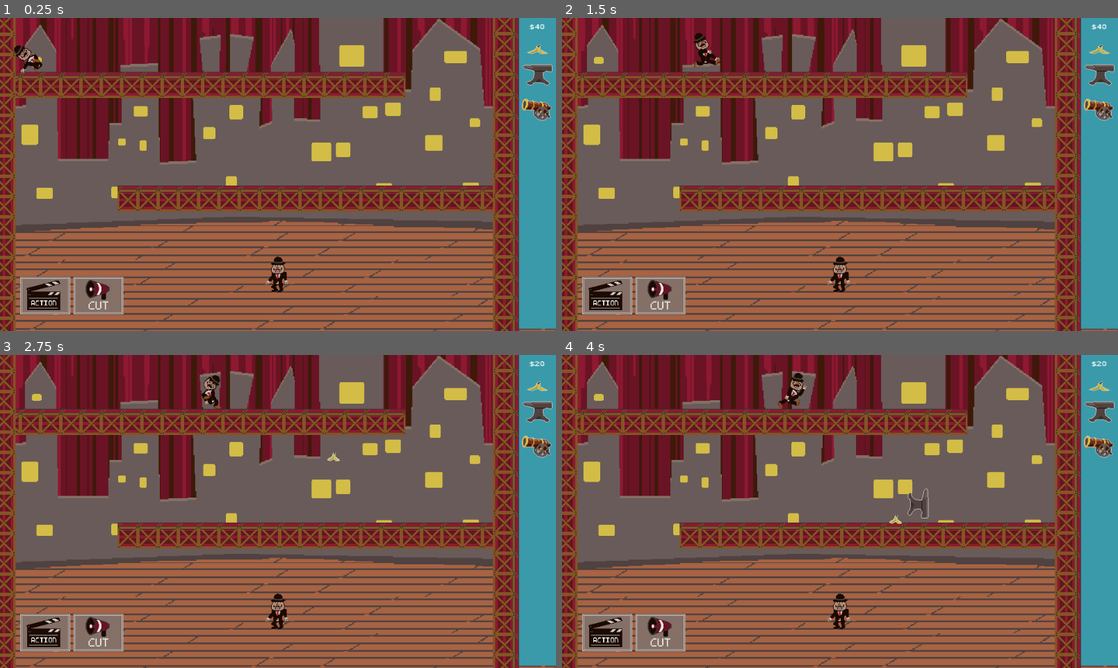
Above: before the commit, frames 1-4 (two rows, left to right).
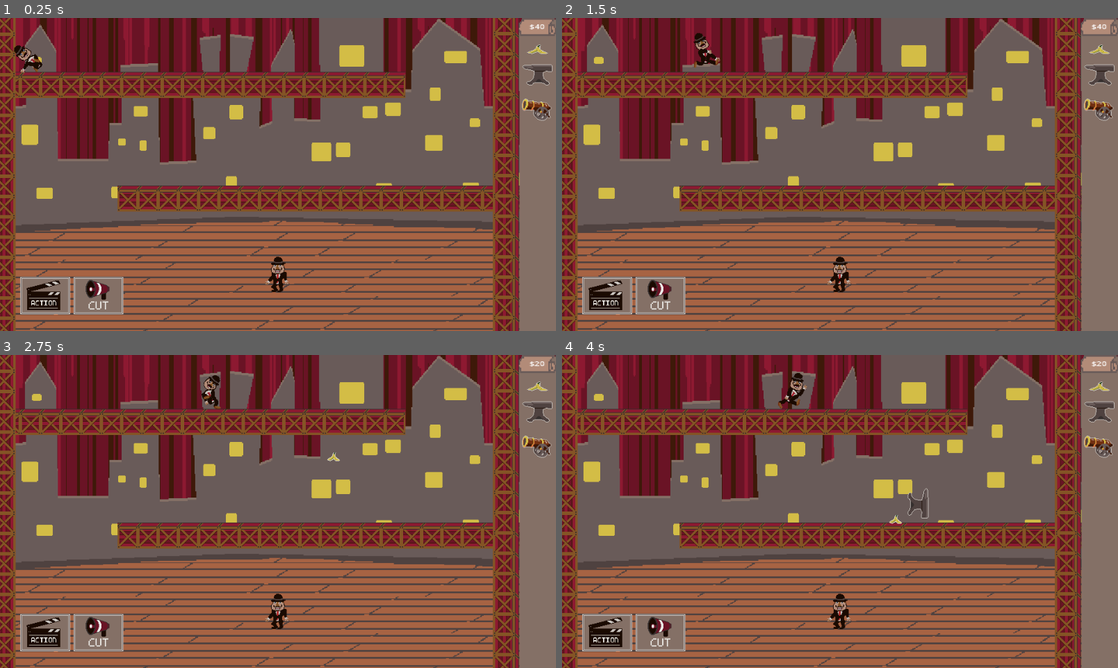
Above: after the commit, the same moments.

Repository: Rotta-Games/slapstick_lemmings
Game: Godot game, scene res://test_level.tscn
Two runs of this game, one before a commit and one after it. Both use one fixed random seed, a clock stepped at 60 frames per second and the inputs below. This scene is started directly instead of the project's main scene.
Inputs (mouse positions are in pixels of both pictures, inside the frame that each line leads up to):
- Up to frame 1 (0.25 s): no input
- Up to frame 2 (1.5 s): click (606, 296) at 0.5 s; click (662, 296) at 1.25 s
- Up to frame 3 (2.75 s): tap Enter at 2 s; drag from (539, 386) to (333, 442) at 2.02 s
- Up to frame 4 (4 s): drag from (1101, 411) to (895, 458) at 2.77 s; move the mouse to (1101, 445) at 3.52 s; hold D from 3.53 s (still down); click (1101, 445) at 3.67 s

The runs differ from the first frame. In frame 1, 6.2% of the frame differs, in the area x 93-100%, y 0-100%; in frame 2, 6.2%; in frame 3, 6.2%; in frame 4, 6.2%.

Commit message:
Add bg for ui

Diff:
--- a/test_level.tscn
+++ b/test_level.tscn
@@ -1,14 +1,16 @@
-[gd_scene load_steps=20 format=3 uid="uid://uj6hcrskcqlb"]
+[gd_scene load_steps=22 format=3 uid="uid://uj6hcrskcqlb"]
 
 [ext_resource type="Texture2D" uid="uid://clt24wi5f4h8a" path="res://assets/gfx/player.png" id="1_8w1ey"]
 [ext_resource type="Texture2D" uid="uid://dclw16bd4s4qa" path="res://assets/gfx/bg2.png" id="1_y4olj"]
 [ext_resource type="Script" path="res://drag_item.gd" id="2_t110e"]
+[ext_resource type="Texture2D" uid="uid://bq4yi72pf8pjx" path="res://assets/gfx/script.png" id="3_leb7l"]
 [ext_resource type="Texture2D" uid="uid://cow2bdqm7ldcq" path="res://assets/gfx/items-shieet.png" id="3_trf0v"]
 [ext_resource type="PackedScene" uid="uid://dhm3olaboa48h" path="res://scenes/props/banana.tscn" id="4_7c4ff"]
 [ext_resource type="PackedScene" uid="uid://djsog7ytd4f33" path="res://scenes/player.tscn" id="5_eqecq"]
 [ext_resource type="PackedScene" uid="uid://d078k3p4ef5wd" path="res://scenes/props/anvil.tscn" id="5_tv5ot"]
 [ext_resource type="PackedScene" uid="uid://c8lbghk5bn7nh" path="res://scenes/props/cannon.tscn" id="6_o0ui6"]
 [ext_resource type="Texture2D" uid="uid://7bdd6nuiab37" path="res://assets/gfx/crate.png" id="7_amta7"]
+[ext_resource type="Texture2D" uid="uid://bghtigui03ibl" path="res://assets/gfx/script2.png" id="9_d2pou"]
 [ext_resource type="AudioStream" uid="uid://b3qai6rbm06sy" path="res://assets/music/ggj24_ragtime_1_160.mp3" id="10_e15uk"]
 [ext_resource type="PackedScene" path="res://scenes/money_handler.tscn" id="11_2vpl3"]
 [ext_resource type="PackedScene" uid="uid://dyfs1p1rhoibr" path="res://scenes/AROOOGA.tscn" id="11_k67h1"]
@@ -65,8 +67,9 @@
 offset_right = 912.0
 offset_bottom = 32.0
 
-[node name="ColorRect" type="ColorRect" parent="DragUI"]
-z_index = 1
+[node name="ColorRect" type="TextureRect" parent="DragUI"]
+z_index = 1
+texture_repeat = 2
 layout_mode = 1
 anchors_preset = 1
 anchor_left = 1.0
@@ -74,20 +77,22 @@
 offset_left = -16.0
 offset_top = 8.0
 offset_right = 48.0
-offset_bottom = 544.0
+offset_bottom = 134.0
 grow_horizontal = 0
 size_flags_horizontal = 8
-color = Color(0.227451, 0.603922, 0.662745, 1)
+texture = ExtResource("3_leb7l")
+expand_mode = 4
 
 [node name="ItemContainer" type="VBoxContainer" parent="DragUI/ColorRect"]
+z_index = 1
 layout_mode = 1
 anchors_preset = 5
 anchor_left = 0.5
 anchor_right = 0.5
-offset_left = -20.0
+offset_left = -37.0
 offset_top = 40.0
-offset_right = 20.0
-offset_bottom = 80.0
+offset_right = 37.0
+offset_bottom = 186.0
 grow_horizontal = 2
 
 [node name="Bannaani" type="TextureRect" parent="DragUI/ColorRect/ItemContainer"]
@@ -107,6 +112,15 @@
 texture = SubResource("AtlasTexture_30rxl")
 script = ExtResource("2_t110e")
 item_scene = ExtResource("6_o0ui6")
+
+[node name="TextureRect" type="TextureRect" parent="DragUI"]
+z_index = 1
+layout_mode = 2
+offset_left = 25.0
+offset_top = 134.0
+offset_right = 92.0
+offset_bottom = 563.0
+texture = ExtResource("9_d2pou")
 
 [node name="Money" type="Label" parent="DragUI"]
 z_index = 1
Binary file added: assets/gfx/script.png
Not shown, added: assets/gfx/script.png.import
Binary file added: assets/gfx/script2.png
Not shown, added: assets/gfx/script2.png.import
